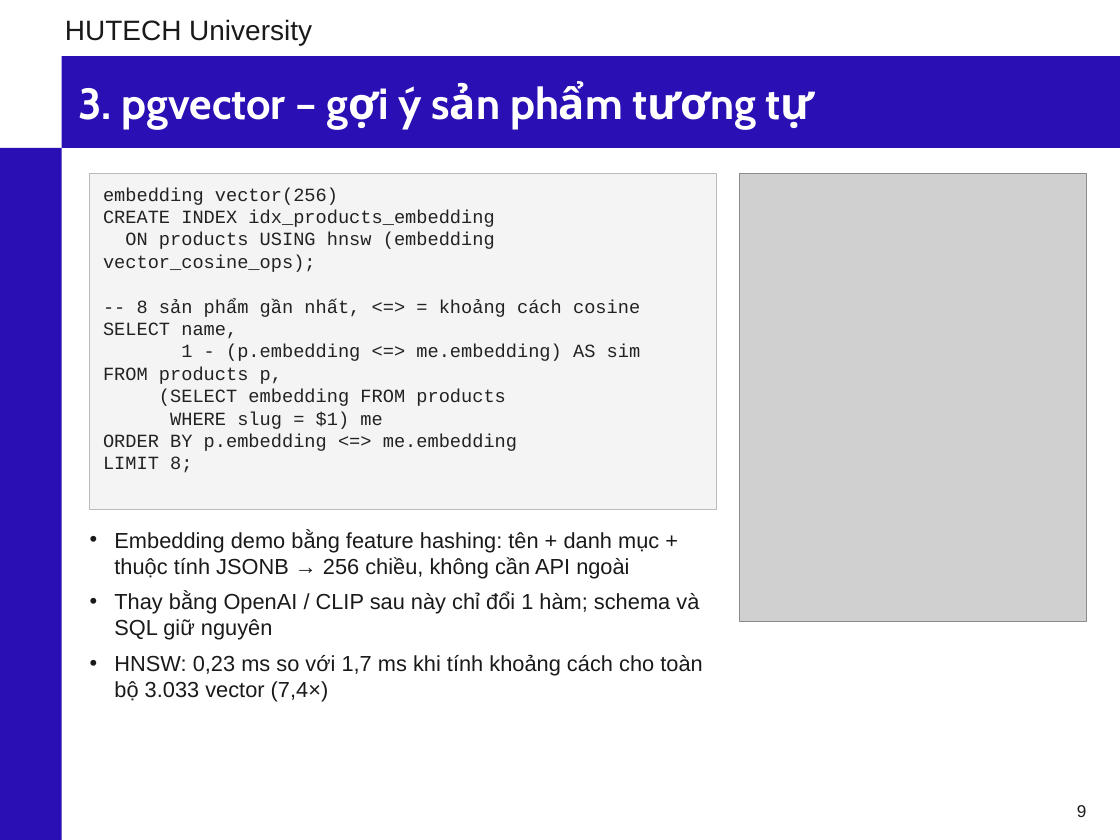
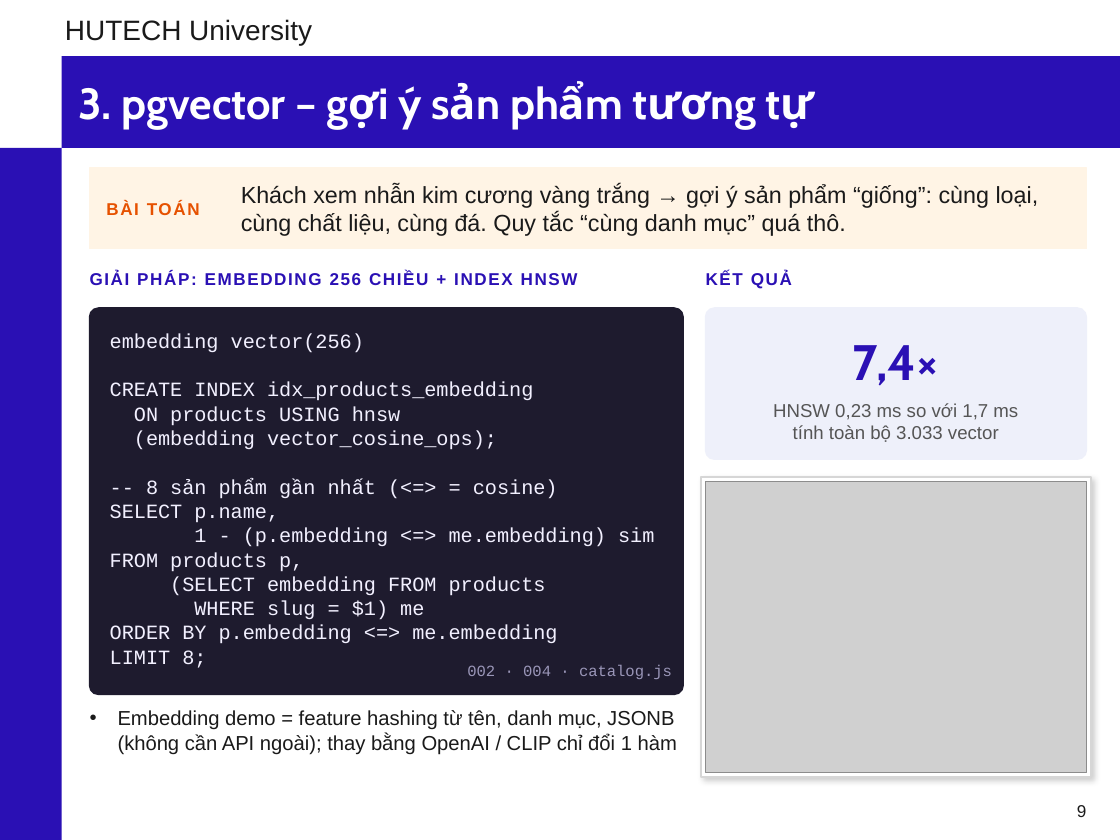
Before and after one commit to phunganhtuan123/master-csdl, a slide deck: slide 9 of docs/Slide_CSDL_Nhom6_PostgreSQL.pptx. Drawn at 1120x840 pixels with LibreOffice and Linux fonts; fonts in the diff are those of the drawing; grey boxes stand for pictures; background and template pictures are left out. Boxes give left, top, right and bottom in pixels: in the first picture for what was removed or moved away, otherwise in the second. Text is boxed around its words. In the diff, an @@ line names an element or a change of style, - is before the commit and + after.

```diff
--- a/docs/Slide_CSDL_Nhom6_PostgreSQL.pptx
+++ b/docs/Slide_CSDL_Nhom6_PostgreSQL.pptx
@@ rectangle: place and size @@
-rectangle at [90, 174, 717, 510]
+rectangle at [90, 168, 1086, 249]
@@ rectangle at [90, 168, 1086, 249]: fill #F4F4F4 to #FFF4E5; outline #BBBBBB 0.75 pt to #FFF4E5 1 pt @@
@@ picture removed at [739, 174, 1086, 622] @@
@@ text added at [106, 201, 200, 215], 11 pt, text #E65100, bold @@
+BÀI TOÁN
@@ text added at [241, 184, 1039, 236], 15 pt, text #1A1A1A @@
+Khách xem nhẫn kim cương vàng trắng → gợi ý sản phẩm “giống”: cùng loại, cùng chất liệu, cùng đá. Quy tắc “cùng danh mục” quá thô.
@@ text added at [90, 271, 578, 285], 11 pt, text #2A10B4, bold @@
+GIẢI PHÁP: EMBEDDING 256 CHIỀU + INDEX HNSW
@@ text added at [706, 271, 792, 289], 11 pt, text #2A10B4, bold @@
+KẾT QUẢ
@@ rounded rectangle added at [90, 308, 683, 694], fill #1E1B2E, outline #1E1B2E 1 pt @@
@@ text "embedding vector(256)": place and size @@
-text "embedding vector(256)" at [103, 188, 641, 473]
+text "embedding vector(256)" at [110, 334, 654, 668]
@@ rounded rectangle added at [706, 308, 1086, 459], fill #EEF0FA, outline #EEF0FA 1 pt @@
@@ text at [110, 334, 557, 668]: size 12 to 13 pt, text colour #222222 to #F2F0FF in "embedding vector(256)", "CREATE INDEX idx_products_embedding", "FROM products p,", "(SELECT embedding FROM products" and 3 more places @@
@@ text added at [853, 345, 939, 386], 32 pt, text #2A10B4, bold @@
+7,4×
@@ text at [110, 406, 654, 547]: text changed; size 12 to 13 pt; text colour #222222 to #F2F0FF @@
-ON products USING hnsw (embedding vector_cosine_ops);
--- 8 sản phẩm gần nhất, <=> = khoảng cách cosine
-SELECT name,
-1 - (p.embedding <=> me.embedding) AS sim
+ON products USING hnsw
+(embedding vector_cosine_ops);
+-- 8 sản phẩm gần nhất (<=> = cosine)
+SELECT p.name,
+1 - (p.embedding <=> me.embedding) sim
@@ text added at [773, 403, 1018, 442], 12 pt, text #555555 @@
+HNSW 0,23 ms so với 1,7 ms
+tính toàn bộ 3.033 vector
@@ rectangle added at [701, 477, 1091, 777], fill #FFFFFF, outline #D6D6D6 1 pt @@
@@ picture added at [706, 482, 1086, 773] @@
@@ text added at [467, 665, 672, 679], 10 pt, text #9A96B8 @@
+002 · 004 · catalog.js
@@ text at [118, 710, 677, 755]: text changed; size 14 to 13 pt @@
-• Embedding demo bằng feature hashing: tên + danh mục + thuộc tính JSONB → 256 chiều, không cần API ngoài
-• Thay bằng OpenAI / CLIP sau này chỉ đổi 1 hàm; schema và SQL giữ nguyên
-• HNSW: 0,23 ms so với 1,7 ms khi tính khoảng cách cho toàn bộ 3.033 vector (7,4×)
+• Embedding demo = feature hashing từ tên, danh mục, JSONB (không cần API ngoài); thay bằng OpenAI / CLIP chỉ đổi 1 hàm
```
Also in this commit, not shown: 15 other slides changed, 1 slide added, 1 slide removed, 43 other files.
